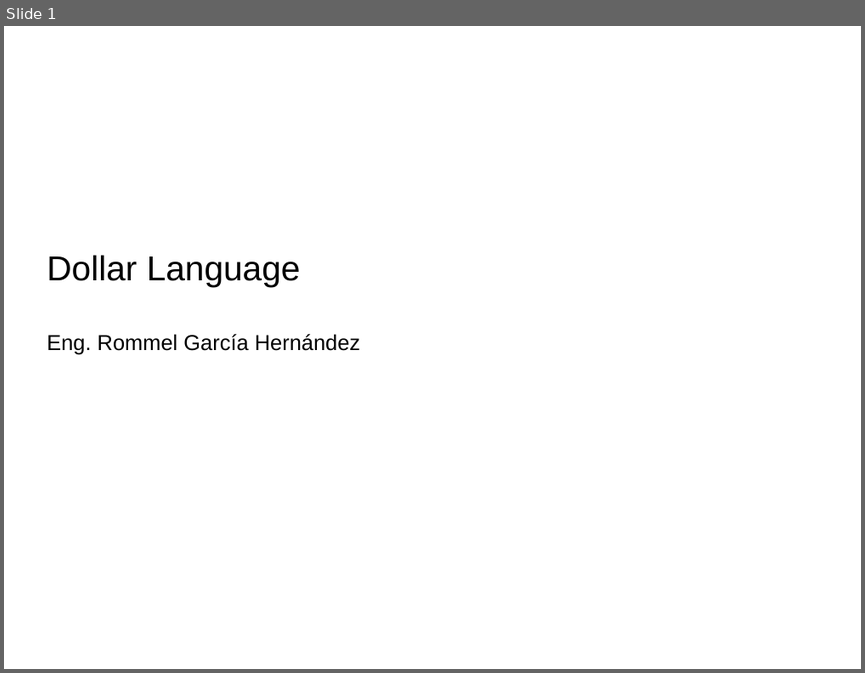
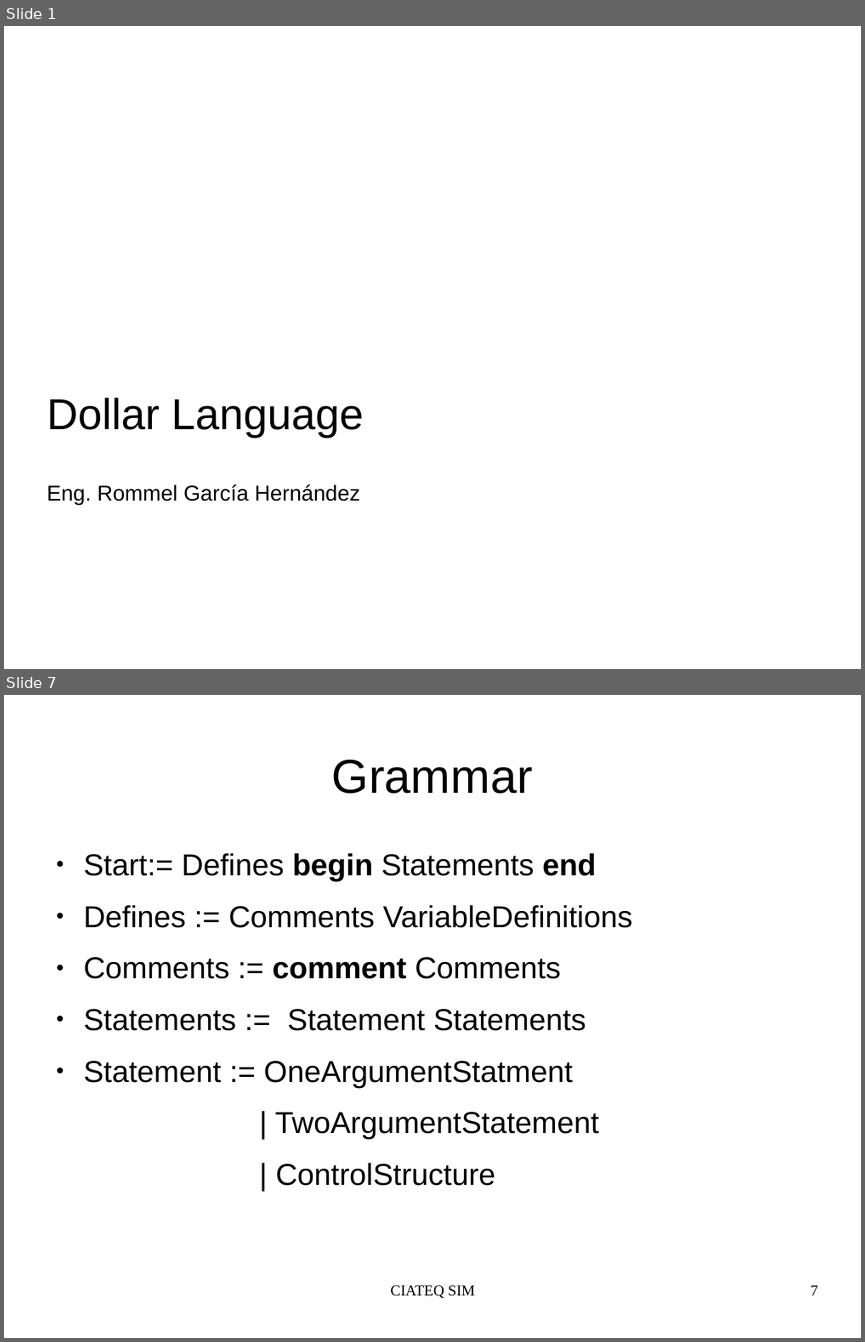
Before and after one commit to tehuano/compilers-sim, a slide deck: dollar_language.odp. Shown one above the other, each under a label of ours: slide 1 before the commit, slides 1 and 7 after it; the slides between them are not shown. The pictures are 865x673 and 865x1342 pixels, drawn with LibreOffice and Linux fonts; fonts in the diff are those of the drawing. Boxes give left, top, right and bottom in pixels: in the first picture for what was removed or moved away, otherwise in the second. Text is boxed around its words. In the diff, an @@ line names an element or a change of style, - is before the commit and + after.

```diff
--- a/dollar_language.odp
+++ b/dollar_language.odp
@@ slide 7 added at bbox=[4, 695, 861, 1338], background #FFFFFF @@
@@ title added at bbox=[332, 760, 533, 794], 44 pt, text #000000 @@
+Grammar
@@ text added at bbox=[84, 853, 633, 1185], 28 pt, text #000000 @@
+● Start:= Defines begin Statements end
+● Defines := Comments VariableDefinitions
+● Comments := comment Comments
+● Statements := Statement Statements
+● Statement := OneArgumentStatment
+| TwoArgumentStatement
+| ControlStructure
@@ text added at bbox=[391, 1285, 475, 1298], 14 pt, text #000000 @@
+CIATEQ SIM
@@ page number added at bbox=[811, 1285, 818, 1295], 14 pt, text #000000 @@
+7
@@ slide 1 changed as well @@
@@ subtitle at bbox=[46, 397, 364, 437]: size 32 to 40 pt in "Dollar Language" @@
```
Also in this commit, not shown: 1 other slide changed, 9 other slides added, 6 slides removed, 3 other files.
